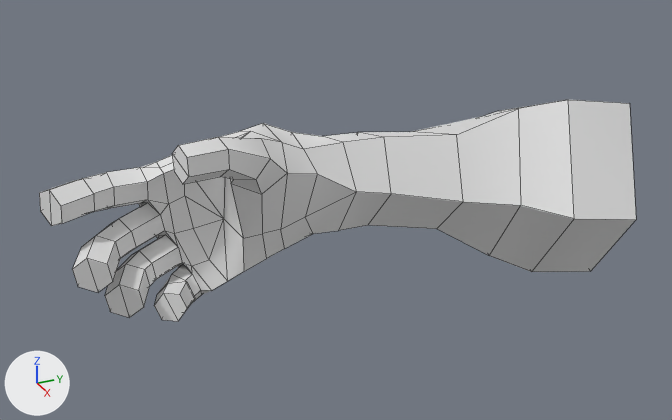
Before and after pictures for a commit that changed the FBX model Assets/3DModels/Miriam/Miriam_Hand.fbx.
Before and after are seen from a 50 mm camera at (0.473, -0.242, 0.217) aimed at (-0.002, -0.028, -0.021). The lights are fixed; the arrows at lower left show +X, +Y and +Z. The older version comes first. Mesh edges are drawn as thin lines. Where no turn or scale is listed for an object, it has been applied to the vertices.

The first picture shows 'Hand'.
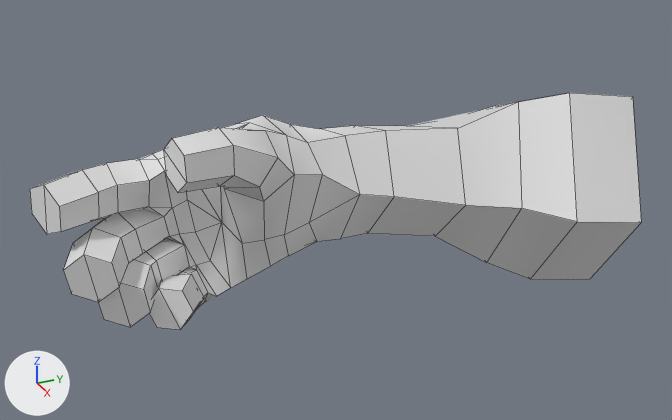
Pixel boxes [x1, y1, x2, y2] of what changed, in the pictures (672 x 420 px):
'Hand', reshaped (7% taller): before [39, 100, 636, 321]; after [30, 93, 641, 330]
part 1 of me_cube_001, added: after [30, 93, 641, 330]
part 2 of me_cube_001, recoloured: before [412, 100, 636, 272]

Diff of the bpy script that builds the scene:
```diff
--- a/Assets/3DModels/Miriam/Miriam_Hand.fbx.py
+++ b/Assets/3DModels/Miriam/Miriam_Hand.fbx.py
@@ mat_material_001 @@
+mat_material_001 = principled_material('Material.001')
+mat_material_001.base_color = (0.8, 0.8, 0.8)  # white #e7e7e7
+mat_material_001.roughness = 0.4
@@ mat_material @@
+mat_material = principled_material('Material')
+mat_material.base_color = (0.8, 0.8, 0.8)  # white #e7e7e7
@@ mat_material_002 @@
+mat_material_002 = principled_material('Material.002')
+mat_material_002.base_color = (0.149, 0.149, 0.149)  # dark grey #6c6c6c
@@ me_cube_001 @@
 # used by ob_hand; location = (0.0, 0.0, 0.0)
-me_cube_001.from_pydata(...)  # 203 vertices, 210 faces; spans x -0.066..0.071, y -0.2..0.181, z -0.085..0.053
+me_cube_001.from_pydata(...)  # 406 vertices, 425 faces; spans x -0.07..0.076, y -0.205..0.181, z -0.089..0.057
+# me_cube_001 part 1
+# 203 vertices are added at x -0.07..0.076, y -0.205..0.181, z -0.089..0.057
+# 210 new faces join them, mat_material_001 (white #e7e7e7)
+# 5 new faces join them, mat_material_002 (dark grey #6c6c6c)
+# me_cube_001 part 2: 15 faces spanning x -0.066..0.071, y 0.035..0.181, z -0.085..0.038 switch from no material to mat_material_002 (dark grey #6c6c6c)
+me_cube_001.materials.append(mat_material)  # white #e7e7e7
+me_cube_001.materials.append(mat_material_001)  # white #e7e7e7
```
